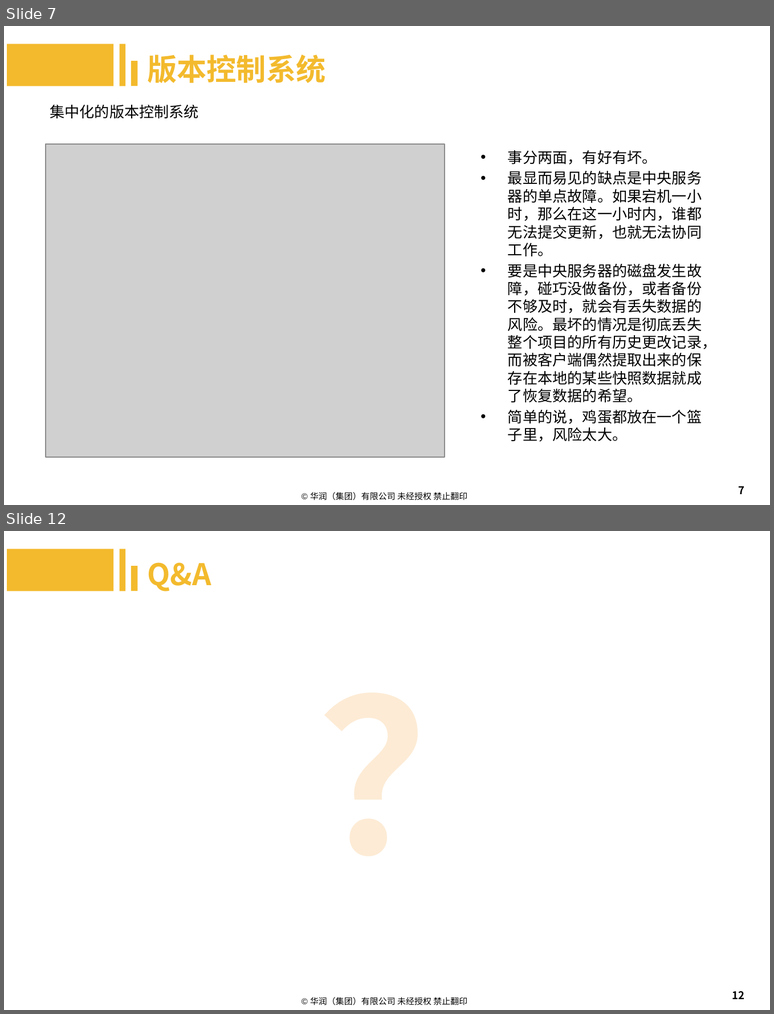
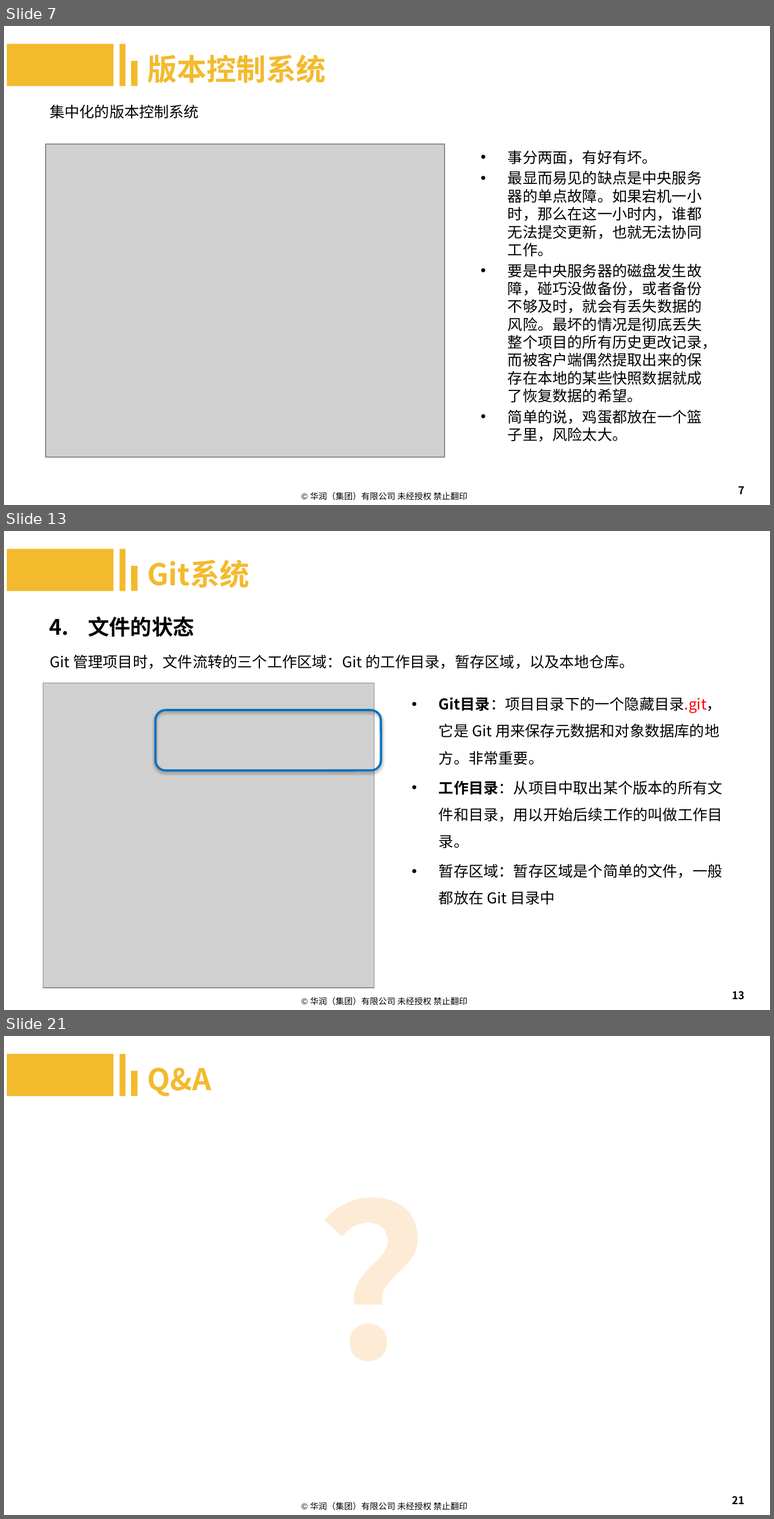
Before and after one commit to machenzhao/git-present, a slide deck: Git.pptx. Shown one above the other, each under a label of ours: slides 7 and 12 before the commit, slides 7, 13 and 21 after it; the slides between them are not shown. The pictures are 774x1014 and 774x1519 pixels, drawn with LibreOffice and Linux fonts; fonts in the diff are those of the drawing; grey boxes stand for pictures; background and template pictures are left out. Boxes give left, top, right and bottom in pixels: in the first picture for what was removed or moved away, otherwise in the second. Text is boxed around its words. In the diff, an @@ line names an element or a change of style, - is before the commit and + after.

```diff
--- a/Git.pptx
+++ b/Git.pptx
@@ slide 13 added at (4,531,770,1010), background #FFFFFF; not listed: 1 template element that a slide beside it also shows @@
@@ rectangle added at (7,549,113,591), fill #F3BA2D @@
@@ rectangle added at (120,549,126,591), fill #F3BA2D @@
@@ text added at (147,559,250,588), 28 pt, text #F3BA2D, bold @@
+Git系统
@@ rectangle added at (131,566,138,591), fill #F3BA2D @@
@@ text added at (88,616,194,637), 20 pt, text #000000, bold @@
+4. 文件的状态
@@ text added at (50,655,634,669), 14 pt, text #000000 @@
+Git 管理项目时，文件流转的三个工作区域：Git 的工作目录，暂存区域，以及本地仓库。
@@ picture added at (43,683,374,988) @@
@@ text added at (439,697,723,904), 14 pt, text #000000 @@
+• Git目录：项目目录下的一个隐藏目录.git，它是 Git 用来保存元数据和对象数据库的地方。非常重要。
+• 工作目录：从项目中取出某个版本的所有文件和目录，用以开始后续工作的叫做工作目录。
+• 暂存区域：暂存区域是个简单的文件，一般都放在 Git 目录中
@@ rounded rectangle added at (156,710,381,771), outline #0070C0 2 pt @@
@@ page number added at (732,991,744,1000), 10 pt, text #000000 @@
+13
@@ what was slide 12 is now slide 21 @@
@@ page number at (732,1496,744,1504): text changed @@
-12
+21
```
Also in this commit, not shown: 4 slides changed, 8 other slides added.
